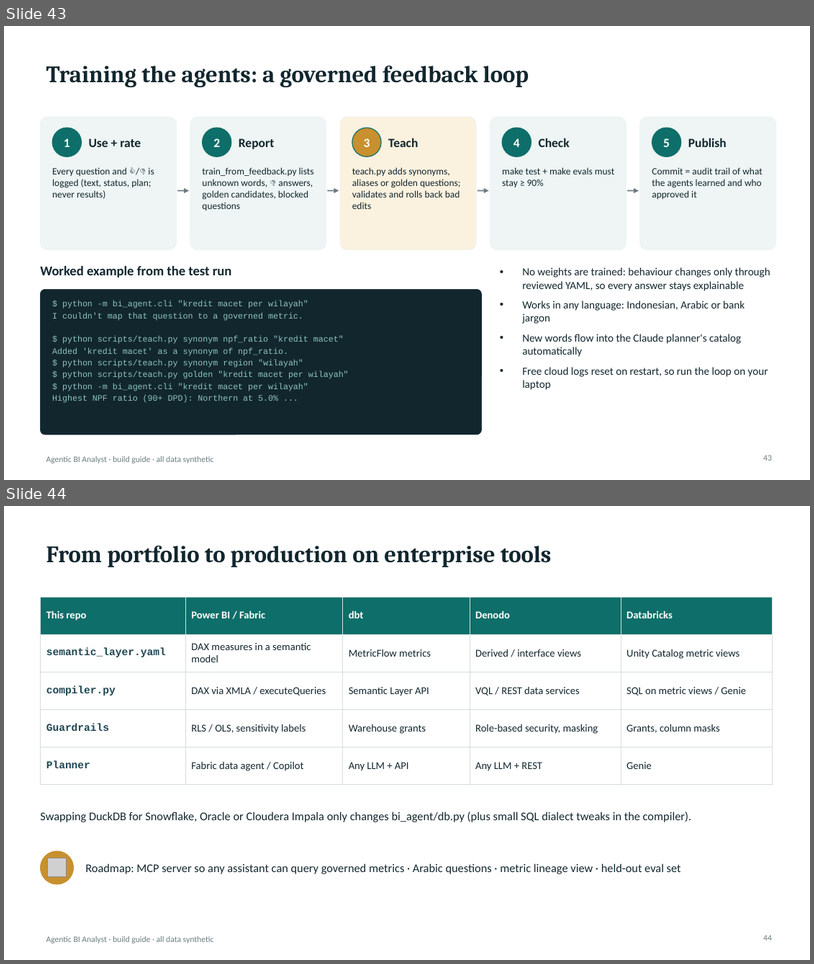
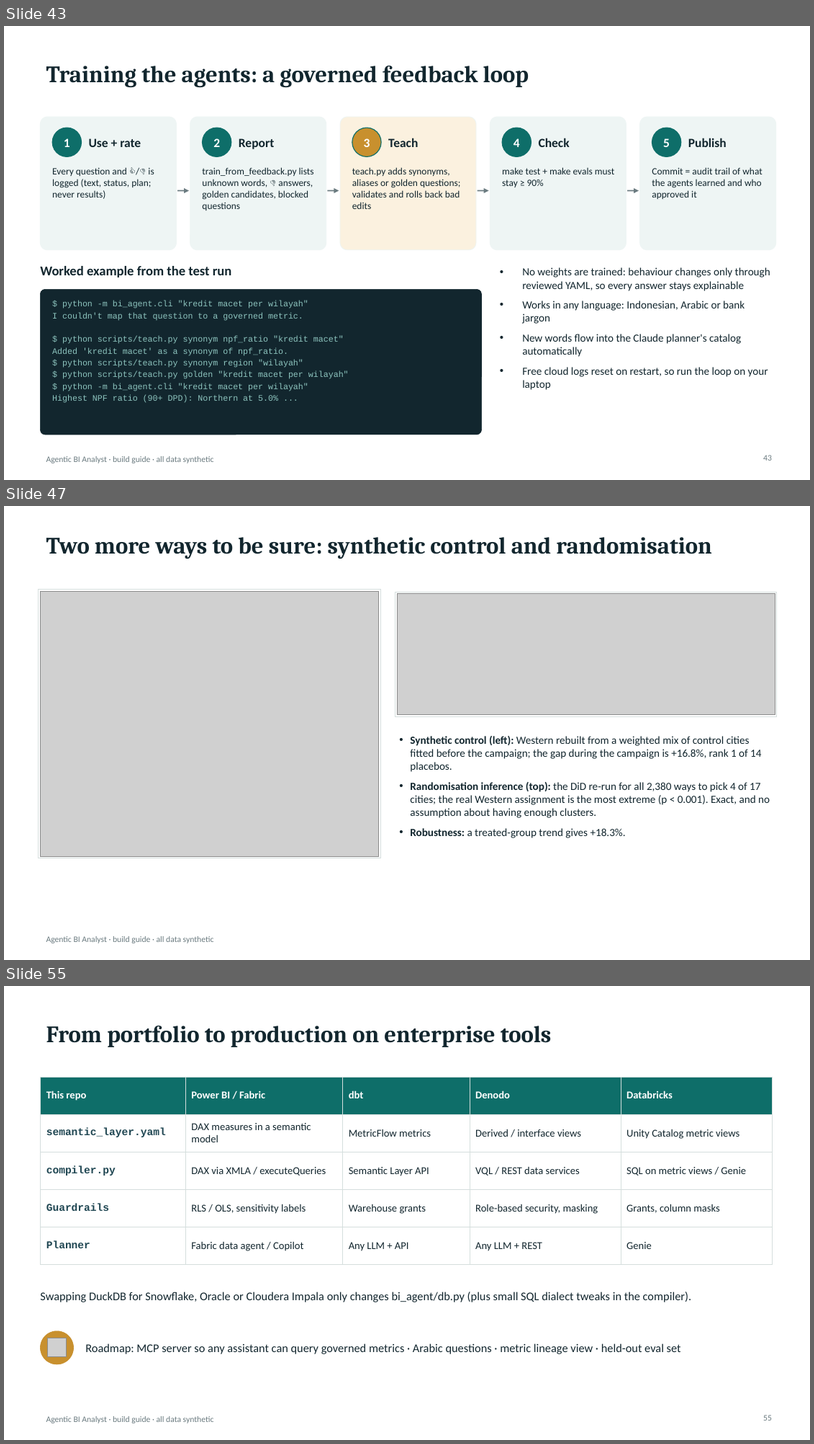
Before and after one commit to vickarzz/agentic-bi-analyst, a slide deck: docs/presentation/Agentic_BI_Analyst_Build_Guide.pptx. Shown one above the other, each under a label of ours: slides 43 and 44 before the commit, slides 43, 47 and 55 after it; the slides between them are not shown. The pictures are 814x964 and 814x1444 pixels, drawn with LibreOffice and Linux fonts; fonts in the diff are those of the drawing; grey boxes stand for pictures. Boxes give left, top, right and bottom in pixels: in the first picture for what was removed or moved away, otherwise in the second. Text is boxed around its words. In the diff, an @@ line names an element or a change of style, - is before the commit and + after.

Commit message:
Add Data Science Lab: causal inference, churn model, forecasting, A/B testing, segmentation

```diff
--- a/docs/presentation/Agentic_BI_Analyst_Build_Guide.pptx
+++ b/docs/presentation/Agentic_BI_Analyst_Build_Guide.pptx
@@ slide 47 added at <box>4,506,810,960</box>, background #FFFFFF; not listed: 1 template element that a slide beside it also shows @@
@@ title added at <box>46,537,712,559</box>, 28 pt, text #12262E, bold @@
+Two more ways to be sure: synthetic control and randomisation
@@ rectangle added at <box>39,590,381,858</box>, fill #FFFFFF, outline #D5DEDD 0.75 pt @@
@@ picture added at <box>40,591,379,856</box> @@
@@ rectangle added at <box>396,592,777,716</box>, fill #FFFFFF, outline #D5DEDD 0.75 pt @@
@@ picture added at <box>397,594,775,715</box> @@
@@ text added at <box>410,736,770,838</box>, 13 pt, text #12262E @@
+• Synthetic control (left): Western rebuilt from a weighted mix of control cities fitted before the campaign; the gap during the campaign is +16.8%, rank 1 of 14 placebos.
+• Randomisation inference (top): the DiD re-run for all 2,380 ways to pick 4 of 17 cities; the real Western assignment is the most extreme (p < 0.001). Exact, and no assumption about having enough clusters.
+• Robustness: a treated-group trend gives +18.3%.
@@ what was slide 44 is now slide 55 @@
@@ page number at <box>764,1414,772,1420</box>: text changed @@
-44
+55
```
Also in this commit, not shown: 10 slides changed, 10 other slides added, 47 other files.
